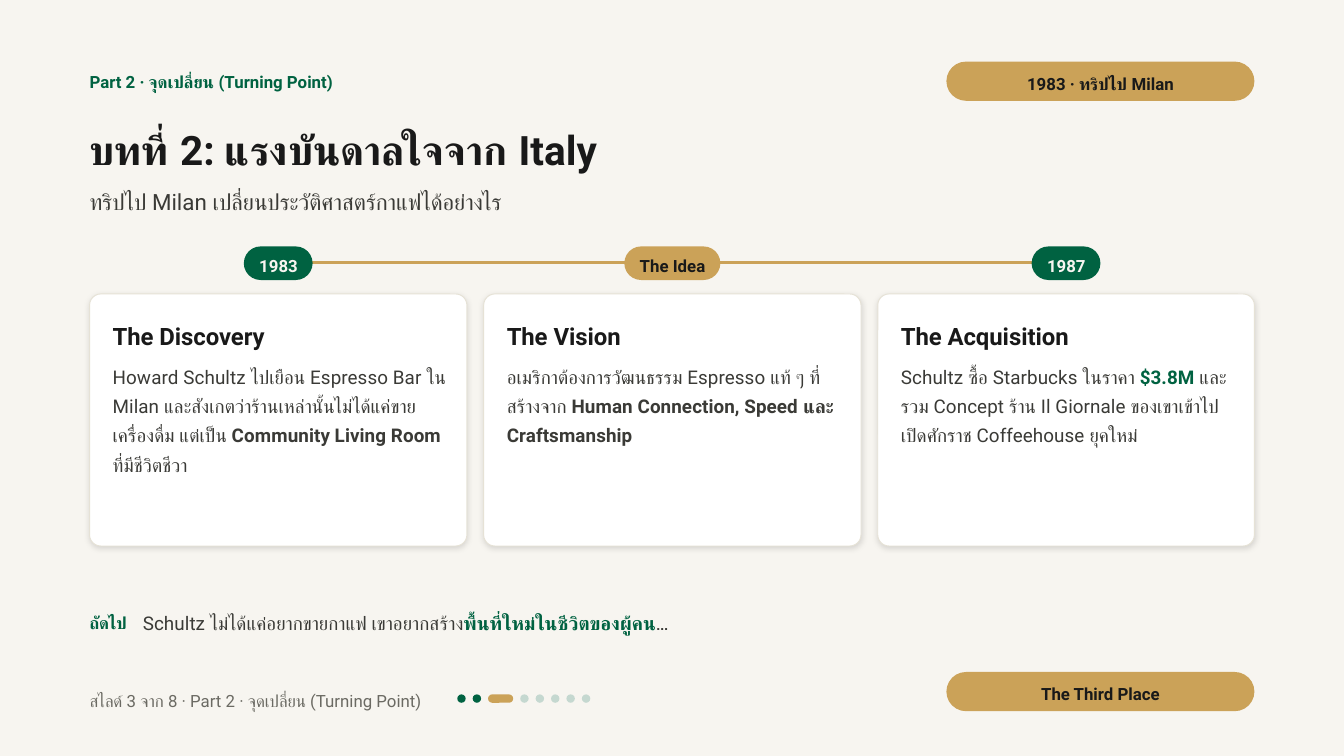
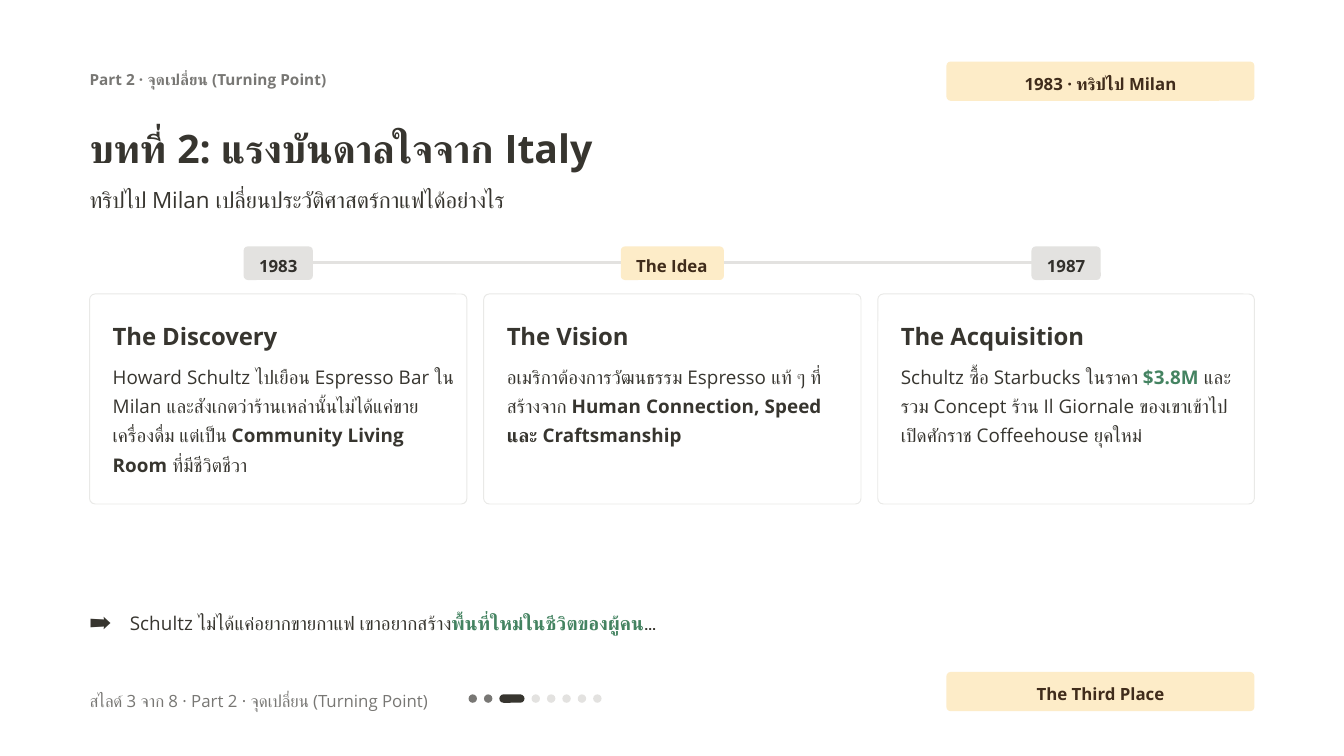
Before and after one commit to tungao06/slide-present-en, a slide deck: slide 11 of starbucks-presentation/export/Starbucks_Storytelling_Masterclass.pptx. Drawn at 1344x756 pixels with LibreOffice and Linux fonts; fonts in the diff are those of the drawing. Boxes give left, top, right and bottom in pixels: in the first picture for what was removed or moved away, otherwise in the second. Text is boxed around its words. In the diff, an @@ line names an element or a change of style, - is before the commit and + after.

```diff
--- a/starbucks-presentation/export/Starbucks_Storytelling_Masterclass.pptx
+++ b/starbucks-presentation/export/Starbucks_Storytelling_Masterclass.pptx
@@ background #F7F5F0 to #FFFFFF @@
@@ text "Part 2 · จุดเปลี่ยน (Turning ..." at <box>90,73,326,90</box>: size 9 to 8.2 pt, font Roboto to Open Sans, text colour #006241 to #787774; line spacing 13.5pt to 11.6pt @@
@@ text "บทที่ 2: แรงบันดาลใจจาก Italy" at <box>90,132,593,173</box>: size 21.8 to 21 pt, font Roboto to Open Sans, text colour #191919 to #37352F; line spacing 28.3pt to 27.3pt @@
@@ font Roboto to Open Sans, text colour #3A3A36 to #37352F in 3 elements at <box>113,369,454,472</box>, <box>507,369,822,447</box>, <box>90,191,505,209</box> @@
@@ text "1983" at <box>259,260,297,272</box>: font Roboto to Open Sans, text colour #F7F5F0 to #32302C @@
@@ rounded rectangle at <box>243,246,313,280</box>: fill #006241 to #E3E2E0; proportions changed @@
@@ rounded rectangle at <box>278,261,1066,263</box>: fill #CBA258 to #E3E2E0 @@
@@ font Roboto to Open Sans, text colour #191919 to #402C1B in 3 elements at <box>1025,77,1176,91</box>, <box>1037,687,1164,700</box>, <box>636,259,707,272</box> @@
@@ fill #CBA258 to #FDECC8; proportions changed in 3 elements at <box>946,62,1254,101</box>, <box>946,672,1254,711</box>, <box>621,246,724,280</box> @@
@@ rounded rectangle: place and size @@
-rounded rectangle at <box>625,246,720,280</box>
+rounded rectangle at <box>621,246,724,280</box>
@@ text "1987" at <box>1047,260,1085,272</box>: font Roboto to Open Sans, text colour #F7F5F0 to #32302C @@
@@ rounded rectangle at <box>1031,246,1101,280</box>: fill #006241 to #E3E2E0; proportions changed @@
@@ rounded rectangle: place and size @@
-rounded rectangle at <box>90,294,468,547</box>
+rounded rectangle at <box>90,294,468,504</box>
@@ rounded rectangle: place and size @@
-rounded rectangle at <box>484,294,862,547</box>
+rounded rectangle at <box>484,294,862,504</box>
@@ outline #E6E2D6 0.5 pt to #E9E9E7 0.5 pt; shadow off; proportions changed in 3 elements at <box>90,294,468,504</box>, <box>484,294,862,504</box>, <box>878,294,1254,504</box> @@
@@ rounded rectangle: place and size @@
-rounded rectangle at <box>878,294,1254,547</box>
+rounded rectangle at <box>878,294,1254,504</box>
@@ font Roboto to Open Sans, text colour #191919 to #37352F in 3 elements at <box>113,327,277,351</box>, <box>507,327,628,346</box>, <box>901,327,1084,351</box> @@
@@ text "Schultz ซื้อ Starbucks ในราคา $3.8M ..." at <box>901,369,1227,448</box>: font Roboto to Open Sans, text colour #3A3A36 to #37352F; text colour #006241 to #448361 in "$3.8M" @@
@@ text at <box>90,616,127,630</box>: text changed; size 9 to 11.2 pt; font Roboto to Open Sans; text colour #006241 to #37352F; bold off @@
-ถัดไป
+➡️
@@ text "Schultz ไม่ได้แค่อยากขายกาแฟ เขาอยากสร้างพื้นที่ใหม่ในชีวิตข ...": place and size @@
-text "Schultz ไม่ได้แค่อยากขายกาแฟ เขาอยากสร้างพื้นที่ใหม่ในชีวิตข ..." at <box>143,616,669,636</box>
+text "Schultz ไม่ได้แค่อยากขายกาแฟ เขาอยากสร้างพื้นที่ใหม่ในชีวิตข ..." at <box>130,615,657,636</box>
@@ text "Schultz ไม่ได้แค่อยากขายกาแฟ เขาอยากสร้างพื้นที่ใหม่ในชีวิตข ..." at <box>130,615,657,636</box>: font Roboto to Open Sans; text colour #3A3A36 to #37352F in "Schultz ไม่ได้แค่อยากขายกาแฟ เขาอยากสร้างพื้นที่ใหม่ในชีวิตข ..."; text colour #006241 to #448361 in "เขาอยากสร้างพื้นที่ใหม่ในชีวิตของผู้คน…" @@
@@ text "สไลด์ 3 จาก 8 · ..." at <box>90,695,428,712</box>: font Roboto to Open Sans, text colour #6B6A63 to #787774 @@
@@ rounded rectangle at <box>469,695,477,703</box>: fill #006241 to #787774 @@
@@ rounded rectangle at <box>484,695,492,703</box>: fill #006241 to #787774 @@
@@ rounded rectangle at <box>500,695,526,703</box>: fill #CBA258 to #37352F @@
@@ 8 rounded rectangles: place and size @@
-8 rounded rectangles at <box>457,695,590,703</box>
+8 rounded rectangles at <box>469,695,601,703</box>
@@ fill #C5D8D0 to #E3E2E0 in 5 elements at <box>547,695,555,703</box>, <box>562,695,570,703</box>, <box>593,695,601,703</box>, <box>578,695,586,703</box>, <box>532,695,540,703</box> @@
```
Also in this commit, not shown: 15 other slides changed, 36 other files.
